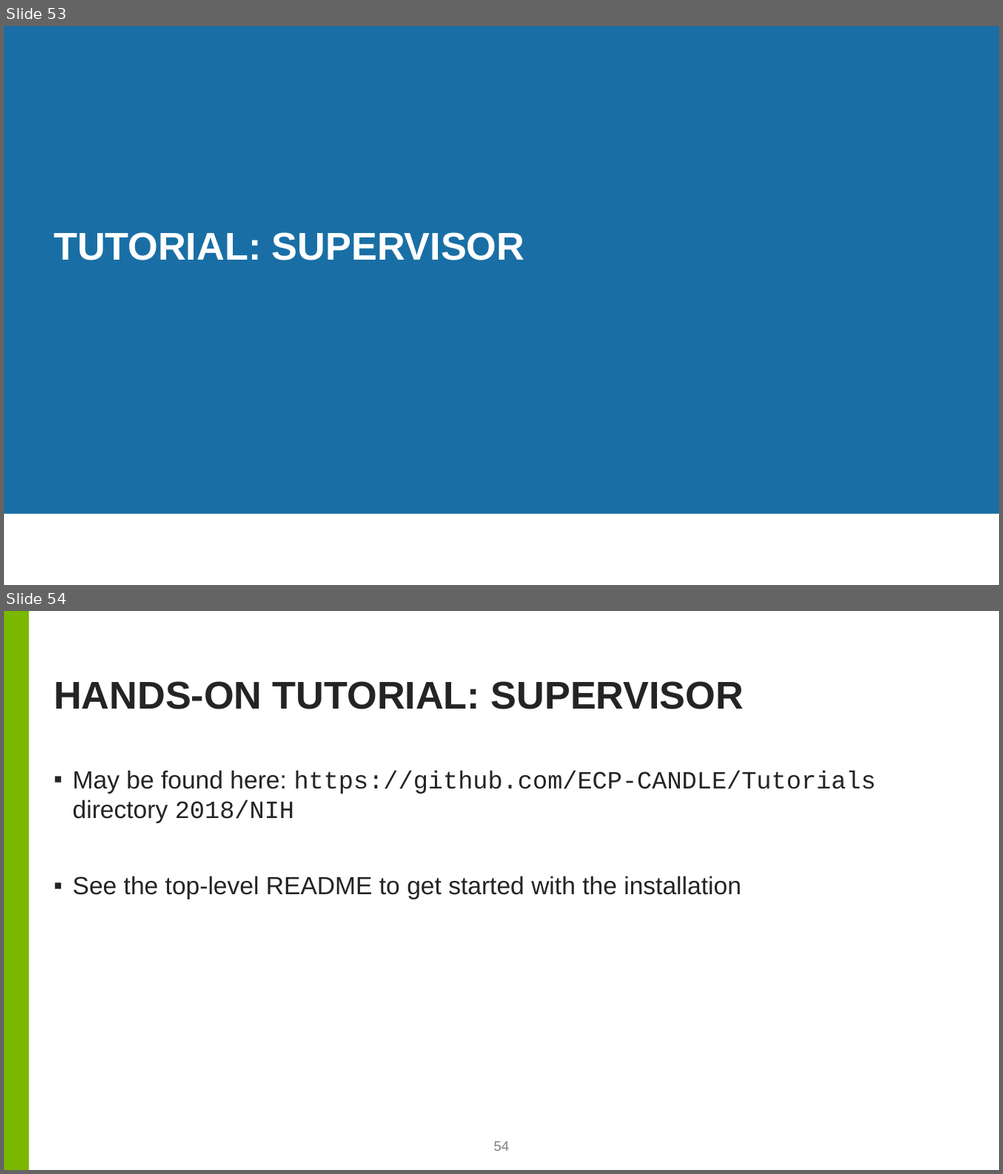
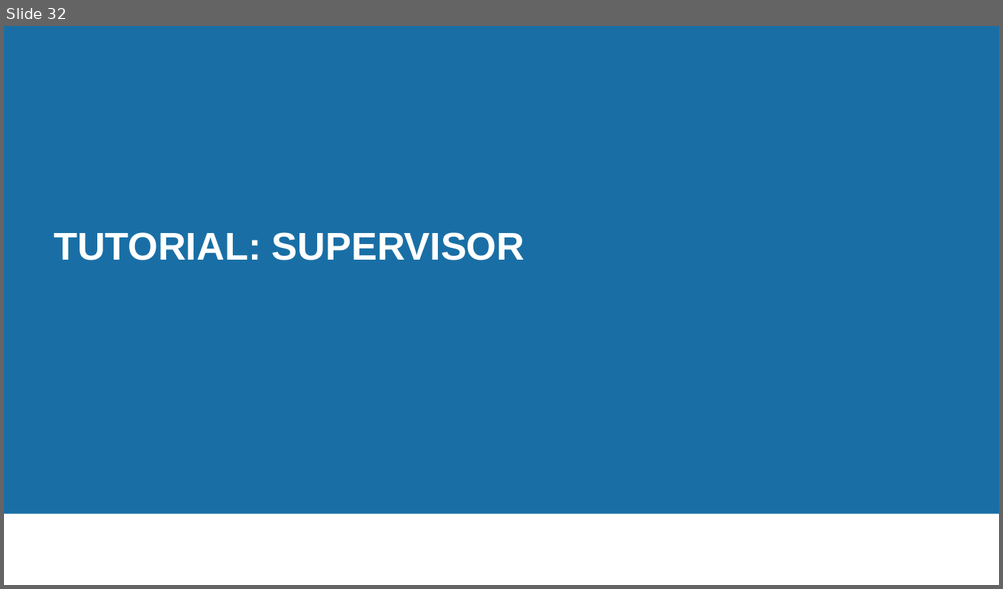
Before and after one commit to brettin/candle_tutorials, a slide deck: Topics/2_hyperparameter_optimization/hpo.pptx. Shown one above the other, each under a label of ours: slides 53 and 54 before the commit, slide 32 after it. The pictures are 1003x1174 and 1003x589 pixels, drawn with LibreOffice and Linux fonts; fonts in the diff are those of the drawing; background and template pictures are left out. Boxes give left, top, right and bottom in pixels: in the first picture for what was removed or moved away, otherwise in the second. Text is boxed around its words. In the diff, an @@ line names an element or a change of style, - is before the commit and + after.

```diff
--- a/Topics/2_hyperparameter_optimization/hpo.pptx
+++ b/Topics/2_hyperparameter_optimization/hpo.pptx
@@ slide 54 removed at (4,611,999,1170), background #FFFFFF @@
@@ rectangle removed at (4,611,29,1170) @@
@@ title removed at (54,681,743,709) @@
-HANDS-ON TUTORIAL: SUPERVISOR
@@ text removed at (73,770,876,900) @@
-▪ May be found here: https://github.com/ECP-CANDLE/Tutorials
-  directory 2018/NIH
-▪ See the top-level README to get started with the installation
@@ page number removed at (494,1142,509,1151) @@
-54
@@ what was slide 53 is now slide 32 @@
```
Also in this commit, not shown: 3 slides changed, 20 other slides removed.
